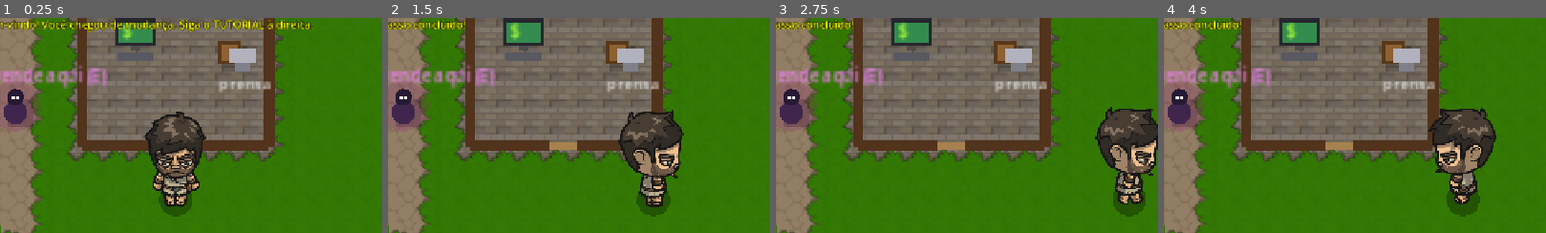
Above: before the commit, frames 1-4 (left to right).
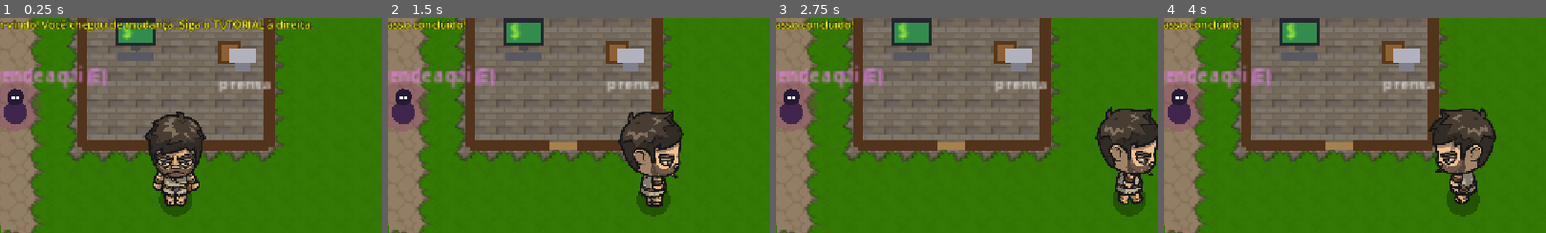
Above: after the commit, the same moments.

Repository: HendryGabriel/canabisprojectbrasiliangame
Game: Godot game, scene res://src/main.tscn
Two runs of this game, one before a commit and one after it. Both use one fixed random seed, a clock stepped at 60 frames per second and the inputs below.
Inputs (mouse positions are % of the whole screen's width and height, from its top left):
- Up to frame 1 (0.25 s): no input
- Up to frame 2 (1.5 s): tap Enter at 0.5 s; move the mouse to (72, 45) at 0.52 s; hold D 0.53-1.25 s; hold E 0.53-1.25 s; click (72, 45) at 0.67 s; drag from (30, 55) to (45, 70) at 1.27 s
- Up to frame 3 (2.75 s): move the mouse to (60, 28) at 2.02 s; hold D from 2.03 s (still down); tap 2 at 2.1 s
- Up to frame 4 (4 s): release D at 2.75 s; drag from (45, 70) to (20, 35) at 2.77 s; move the mouse to (80, 65) at 3.52 s; hold A from 3.53 s (still down); tap 4 at 3.6 s
The pictures show only the part of the screen within x 3-53%, y 11-61%; the shares and areas given below are measured in that part.

The runs differ from the first frame. In frame 1, 0.3% of the frame differs, in the area x 2-64%, y 5-51%; in frame 2, 0.3%, in the area x 2-64%, y 3-51%; in frame 3, 0.3%; in frame 4, 0.3%.

Commit message:
fix: proporcao/sombra/setas das maquinas com sprite
Remove a sombra dos predios; sprite preenche o tile centralizado (era levemente inset); setas de saida (amarela) e entrada (azul) agora pequenas e coladas do lado de fora do tile, nao mais em cima dele.

Co-Authored-By: Claude Opus 4.8 <noreply@anthropic.com>

Diff:
--- a/src/render.gd
+++ b/src/render.gd
@@ -168,8 +168,6 @@
 	var t: String = e["t"]
 	var tam: Vector2i = Defs.PREDIOS[t]["tam"] if Defs.PREDIOS.has(t) else Vector2i(1, 1)
 	var px := _grid_rect(e["pos"], tam)
-	if t != "esteira" and t != "cano" and t != "canteiro":
-		draw_rect(Rect2(px.position + Vector2(3, 4), px.size), Color(0, 0, 0, 0.22), true)  # sombra
 	match t:
 		"esteira": _draw_esteira(e, px)
 		"cano": _draw_cano(e, px)
@@ -282,7 +280,7 @@
 	var cor: Color = COR_CEPA.get(e.get("cepa_ciclo", ""), Color(0.3, 0.6, 0.3))
 	var tex := _sprite_maq(e["t"])
 	if tex != null:
-		draw_texture_rect(tex, px.grow(-1), false)  # sprite fornecido
+		draw_texture_rect(tex, px, false)  # sprite fornecido preenche o tile, centralizado
 	else:
 		draw_rect(px.grow(-2), Color(0.55, 0.58, 0.55), true)               # base
 		draw_rect(px.grow(-4), Color(0.65, 0.85, 0.90, 0.75), true)          # vidro
@@ -317,7 +315,7 @@
 	var t: String = e["t"]
 	var tex := _sprite_maq(t)
 	if tex != null:
-		draw_texture_rect(tex, px.grow(-1), false)  # sprite fornecido cobre a maquina
+		draw_texture_rect(tex, px, false)  # sprite fornecido preenche o tile, centralizado
 	else:
 		var cor: Color = MAQ_COR.get(t, Color.GRAY)
 		# corpo com "chassi"
@@ -441,13 +439,35 @@
 		draw_string(_fonte, p + Vector2(-4, 14), "x%d" % e["out_n"], HORIZONTAL_ALIGNMENT_LEFT, -1, 10, Color.WHITE)
 
 
+func _celula_na_dir(pos: Vector2i, tam: Vector2i, dir: int) -> Vector2i:
+	match dir:
+		0: return Vector2i(pos.x + (tam.x - 1) / 2, pos.y - 1)
+		1: return Vector2i(pos.x + tam.x, pos.y + (tam.y - 1) / 2)
+		2: return Vector2i(pos.x + (tam.x - 1) / 2, pos.y + tam.y)
+		_: return Vector2i(pos.x - 1, pos.y + (tam.y - 1) / 2)
+
+
+func _seta(c: Vector2, v: Vector2, cor: Color) -> void:
+	# seta pequena colada na lateral do tile (fora dele)
+	v = v.normalized()
+	var p := Vector2(-v.y, v.x)
+	draw_line(c - v * 3.0, c + v * 1.5, cor, 2.0)
+	draw_colored_polygon(PackedVector2Array([c + v * 4.0, c - v * 0.5 + p * 3.0, c - v * 0.5 - p * 3.0]), cor)
+
+
 func _draw_chute_saida(e: Dictionary) -> void:
-	var alvo: Vector2i = Sim._celula_frente(e)
-	var c := _cell_center(alvo)
-	var v := Vector2(Sim.DIRS[e["dir"]])
-	var base := c - v * 10
-	draw_line(base - v * 6, base, Color(1, 1, 0.5, 0.8), 4.0)
-	draw_colored_polygon(PackedVector2Array([base + v * 5, base + Vector2(-v.y, v.x) * 4, base - Vector2(-v.y, v.x) * 4]), Color(1, 1, 0.5, 0.8))
+	var tam: Vector2i = Defs.PREDIOS[e["t"]]["tam"] if Defs.PREDIOS.has(e["t"]) else Vector2i.ONE
+	var px := _grid_rect(e["pos"], tam)
+	var ctr := px.get_center()
+	var dir: int = e["dir"]
+	var vo := Vector2(Sim.DIRS[dir])
+	# saida: colada na lateral da frente, um pouco pra fora (amarelo)
+	var borda_out := ctr + Vector2(vo.x * px.size.x * 0.5, vo.y * px.size.y * 0.5)
+	_seta(borda_out + vo * 4.0, vo, Color(1, 0.85, 0.2, 0.95))
+	# entrada: lado oposto, apontando pra dentro (azul)
+	var vi := Vector2(Sim.DIRS[(dir + 2) % 4])
+	var borda_in := ctr + Vector2(vi.x * px.size.x * 0.5, vi.y * px.size.y * 0.5)
+	_seta(borda_in + vi * 4.0, -vi, Color(0.35, 0.75, 1.0, 0.95))
 
 
 # ---------------- itens (icones por produto, cor por cepa) ----------------
